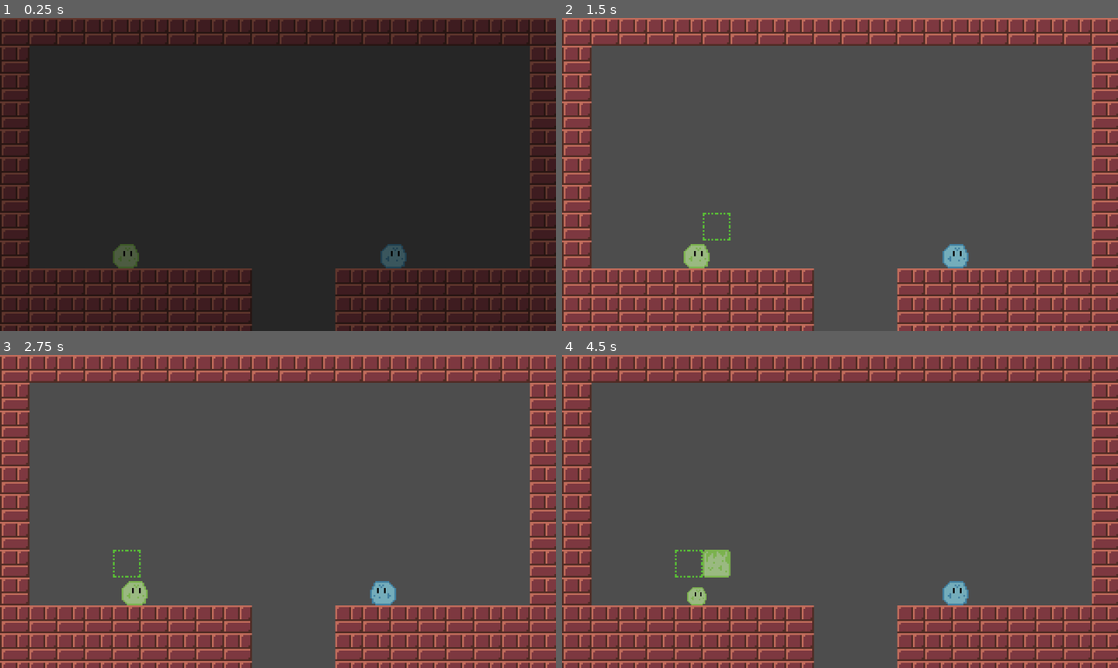
Above: before the commit, frames 1-4 (two rows, left to right).
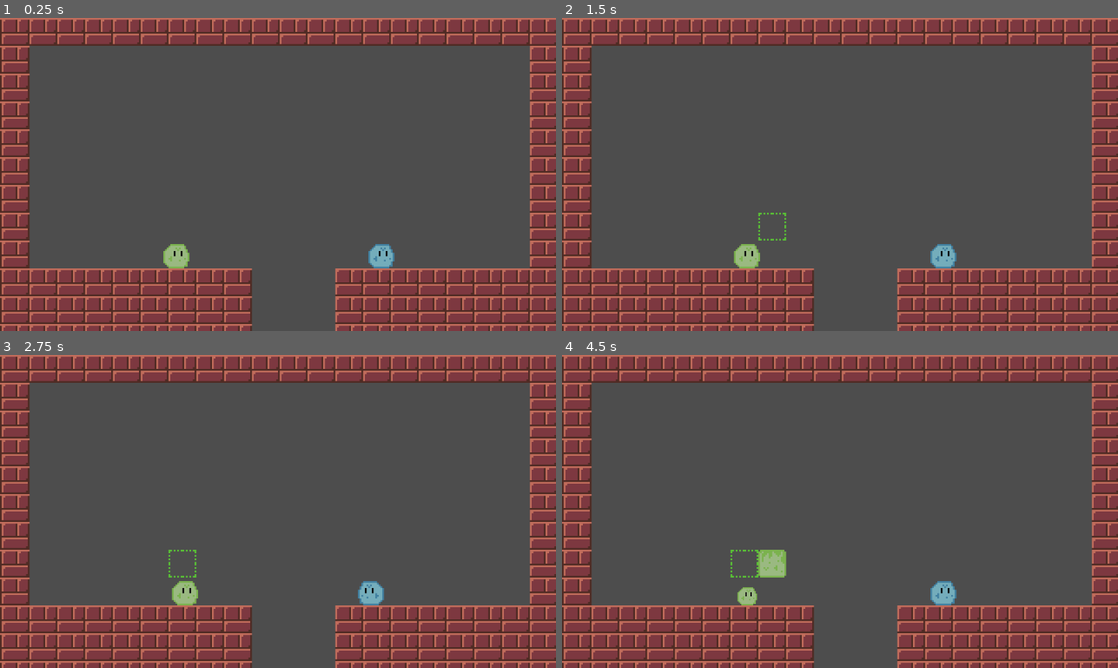
Above: after the commit, the same moments.

Repository: MiguelGibo/new-game-project
Game: Godot game, scene res://scenes/level_1.tscn
Same seed, same stepped clock (60 frames per second), same inputs: the game is played once before the commit and once after it.
Inputs:
- Up to frame 1 (0.25 s): no input
- Up to frame 2 (1.5 s): hold D (right_move) from 0.53 s (still down); tap G (block_mode) at 0.6 s; tap W (up_move) at 0.77 s; tap Enter at 1.25 s; tap Down (down_move2) at 1.35 s
- Up to frame 3 (2.75 s): tap W (up_move) at 1.52 s; tap Space at 2 s; release D (right_move) at 2.03 s; hold A (left_move) from 2.03 s (still down); tap Left (left_move2) at 2.1 s
- Up to frame 4 (4.5 s): tap Enter at 2.75, 4.25 s; release A (left_move) at 2.78 s; hold D (right_move) 2.78-4.28 s; tap F (mine_block) at 2.85 s; tap W (up_move) at 3.02, 3.77 s; tap Space at 3.5 s; tap Shift (mine_block2) at 3.6 s; hold A (left_move) from 4.28 s (still down); tap Right (right_move2) at 4.35 s

The runs differ from the first frame. In frame 1, 100% of the frame differs, in the area x 0-100%, y 0-100%; in frame 2, 1.2%; in frame 3, 1.2%; in frame 4, 1.8%.
Error before the commit: Invalid call. Nonexistent function 'unregister_player_touch' in base 'Nil'. (res://player_1.gd:184)
Error after the commit: Invalid call. Nonexistent function 'unregister_player_touch' in base 'Nil'. (res://player_1.gd:196)

Commit message:
Level Transition + Hearts

Diff:
--- a/player_1.gd
+++ b/player_1.gd
@@ -21,7 +21,6 @@
 @export var grate_atlas_coord: Vector2i = Vector2i(1,2)
 @onready var hearts: Sprite2D = $Hearts
 
-
 # Block mode vars
 var block_mode: bool = false
 var block_cursor: Vector2i = Vector2i(1, 0)  # offset from player, starts to the right
@@ -172,16 +171,29 @@
 		update_size()
 
 func check_player_collision() -> void:
-	for i in get_slide_collision_count():
-		var collision = get_slide_collision(i)
-		var collider = collision.get_collider()
-
-		if collider.is_in_group("player"):
-			hearts.visible = true
-			hearts.position = global_position
-			GameManager.register_player_touch(self)
-		else:
-			GameManager.unregister_player_touch(self)
+	var touching_player = false
+
+	for player in get_tree().get_nodes_in_group("player"):
+		if player == self:
+			continue
+
+		print("Checking against: ", player.name)
+		print("My pos: ", global_position, " | Other pos: ", player.global_position)
+
+		var distance = global_position.distance_to(player.global_position)
+		print("Distance: ", distance)
+
+		if distance < 16:
+			touching_player = true
+			break
+
+	if touching_player:
+		print("Registered: ", name)
+		hearts.visible = true
+		GameManager.register_player_touch(self)
+	else:
+		hearts.visible = false
+		GameManager.unregister_player_touch(self)
 
 func place_block() -> void:
 	var target_grid_pos: Vector2i =get_build_target()
--- a/player_1.tscn
+++ b/player_1.tscn
@@ -12,6 +12,7 @@
 [node name="CollisionShape2D" type="CollisionShape2D" parent="." unique_id=681202857]
 light_mask = 3
 shape = SubResource("CircleShape2D_onrkg")
+one_way_collision = true
 
 [node name="Sprite2D" type="Sprite2D" parent="." unique_id=1988429914]
 position = Vector2(-1, -2)
--- a/player_2.gd
+++ b/player_2.gd
@@ -19,6 +19,7 @@
 var is_pushing: bool = false
 @export var drop_atlas_coord_blue: Vector2i = Vector2i(3,2)
 @export var grate_atlas_coord: Vector2i = Vector2i(1,2)
+@onready var hearts: Sprite2D = $Hearts
 
 func _physics_process(delta: float) -> void:
 	var current_speed = SPEED
@@ -63,6 +64,9 @@
 	update_highlight()
 	update_color()
 
+	if hearts.visible:
+		hearts.position = global_position
+
 	move_and_slide()
 
 	if direction != 0 and is_on_wall() and is_on_floor():
@@ -72,13 +76,29 @@
 	check_player_collision()
 
 func check_player_collision() -> void:
-	for i in get_slide_collision_count():
-		var collision = get_slide_collision(i)
-		var collider = collision.get_collider()
-		if collider.is_in_group("player"):
-			GameManager.register_player_touch(self)
-		else:
-			GameManager.unregister_player_touch(self)
+	var touching_player = false
+
+	for player in get_tree().get_nodes_in_group("player"):
+		if player == self:
+			continue
+
+		print("Checking against: ", player.name)
+		print("My pos: ", global_position, " | Other pos: ", player.global_position)
+
+		var distance = global_position.distance_to(player.global_position)
+		print("Distance: ", distance)
+
+		if distance < 20:
+			touching_player = true
+			break
+
+	if touching_player:
+		print("Registered: ", name)
+		hearts.visible = true
+		GameManager.register_player_touch(self)
+	else:
+		hearts.visible = false
+		GameManager.unregister_player_touch(self)
 
 func place_block() -> void:
 	var target_grid_pos: Vector2i =get_build_target()
--- a/player_2.tscn
+++ b/player_2.tscn
@@ -9,9 +9,10 @@
 [node name="Player" type="CharacterBody2D" unique_id=2024297438 groups=["player"]]
 script = ExtResource("1_ufh5k")
 
-[node name="CollisionShape2D" type="CollisionShape2D" parent="." unique_id=681202857 groups=["player"]]
+[node name="CollisionShape2D" type="CollisionShape2D" parent="." unique_id=681202857]
 light_mask = 3
 shape = SubResource("CircleShape2D_onrkg")
+one_way_collision = true
 
 [node name="Sprite2D" type="Sprite2D" parent="." unique_id=1988429914]
 position = Vector2(-1, -2)
@@ -27,3 +28,12 @@
 hframes = 4
 vframes = 4
 frame = 3
+
+[node name="Hearts" type="Sprite2D" parent="." unique_id=704645740]
+visible = false
+top_level = true
+texture = ExtResource("3_ryqyf")
+offset = Vector2(0, -16)
+hframes = 4
+vframes = 4
+frame = 13
--- a/project.godot
+++ b/project.godot
@@ -26,10 +26,6 @@
 window/size/window_width_override=1152
 window/size/window_height_override=648
 window/stretch/mode="canvas_items"
-
-[global_group]
-
-player=""
 
 [input]
 
--- a/scenes/level_1.tscn
+++ b/scenes/level_1.tscn
@@ -35,7 +35,7 @@
 physics_layer_0/collision_layer = 1
 sources/0 = SubResource("TileSetAtlasSource_hn12h")
 
-[node name="Level 1" type="Node2D" unique_id=1685831713 groups=["player"]]
+[node name="Level 1" type="Node2D" unique_id=1685831713]
 
 [node name="TileMapLayer" type="TileMapLayer" parent="." unique_id=363549976]
 position = Vector2(1, 0)
@@ -44,16 +44,17 @@
 script = ExtResource("2_n46q3")
 
 [node name="Player1" parent="." unique_id=2024297438 node_paths=PackedStringArray("tilemaplayer") instance=ExtResource("3_btoec")]
-position = Vector2(73, 126)
+position = Vector2(102, 136)
 collision_layer = 3
 tilemaplayer = NodePath("../TileMapLayer")
 
 [node name="Player2" parent="." unique_id=52428779 node_paths=PackedStringArray("tilemaplayer") instance=ExtResource("4_gwceb")]
-position = Vector2(227, 126)
+position = Vector2(220, 135)
 collision_layer = 3
 tilemaplayer = NodePath("../TileMapLayer")
 
 [node name="CanvasLayer" type="CanvasLayer" parent="." unique_id=1911095489]
+visible = false
 script = ExtResource("5_4nkto")
 
 [node name="ColorRect" type="ColorRect" parent="CanvasLayer" unique_id=1088245871]
--- a/scenes/level_2.tscn
+++ b/scenes/level_2.tscn
@@ -52,12 +52,11 @@
 tilemaplayer = NodePath("../TileMapLayer")
 
 [node name="Player2" parent="." unique_id=52428779 node_paths=PackedStringArray("tilemaplayer") instance=ExtResource("4_7j8ne")]
-position = Vector2(34, 54)
+position = Vector2(35, 73)
 collision_layer = 3
 tilemaplayer = NodePath("../TileMapLayer")
 
 [node name="CanvasLayer" type="CanvasLayer" parent="." unique_id=1911095489]
-visible = false
 script = ExtResource("5_b4j7a")
 
 [node name="ColorRect" type="ColorRect" parent="CanvasLayer" unique_id=1088245871]
--- a/scripts/game_manager.gd
+++ b/scripts/game_manager.gd
@@ -12,7 +12,7 @@
 		return
 	players_touching.append(player)
 	print("Registered: ", player.name, " | Total: ", players_touching.size())
-	if players_touching.size() >= 1:
+	if players_touching.size() >= 2:
 		trigger_transition()
 
 func unregister_player_touch(player) -> void:
